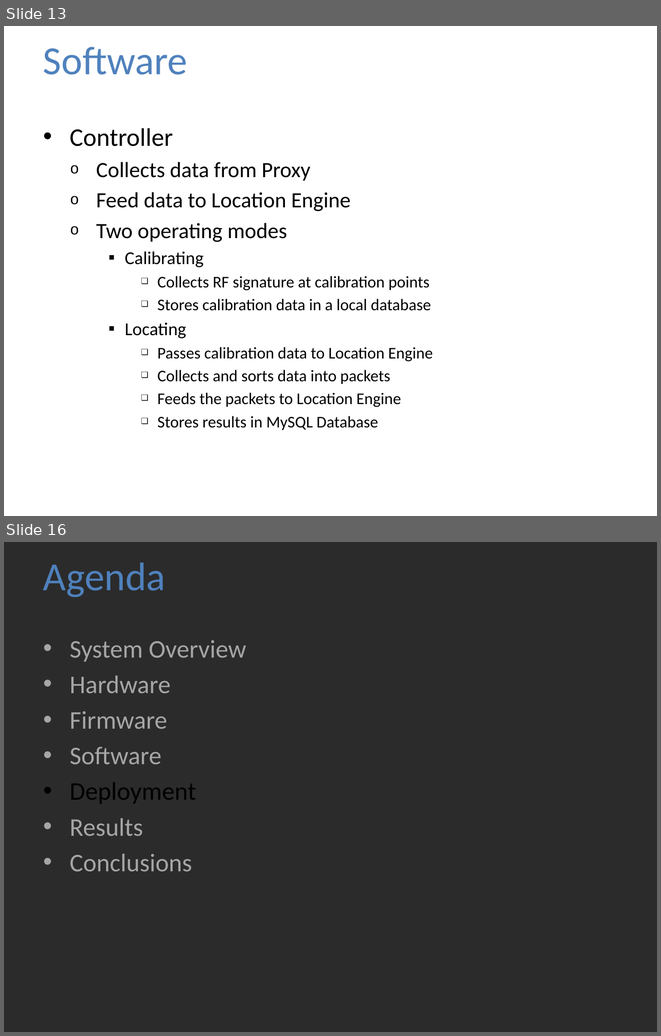
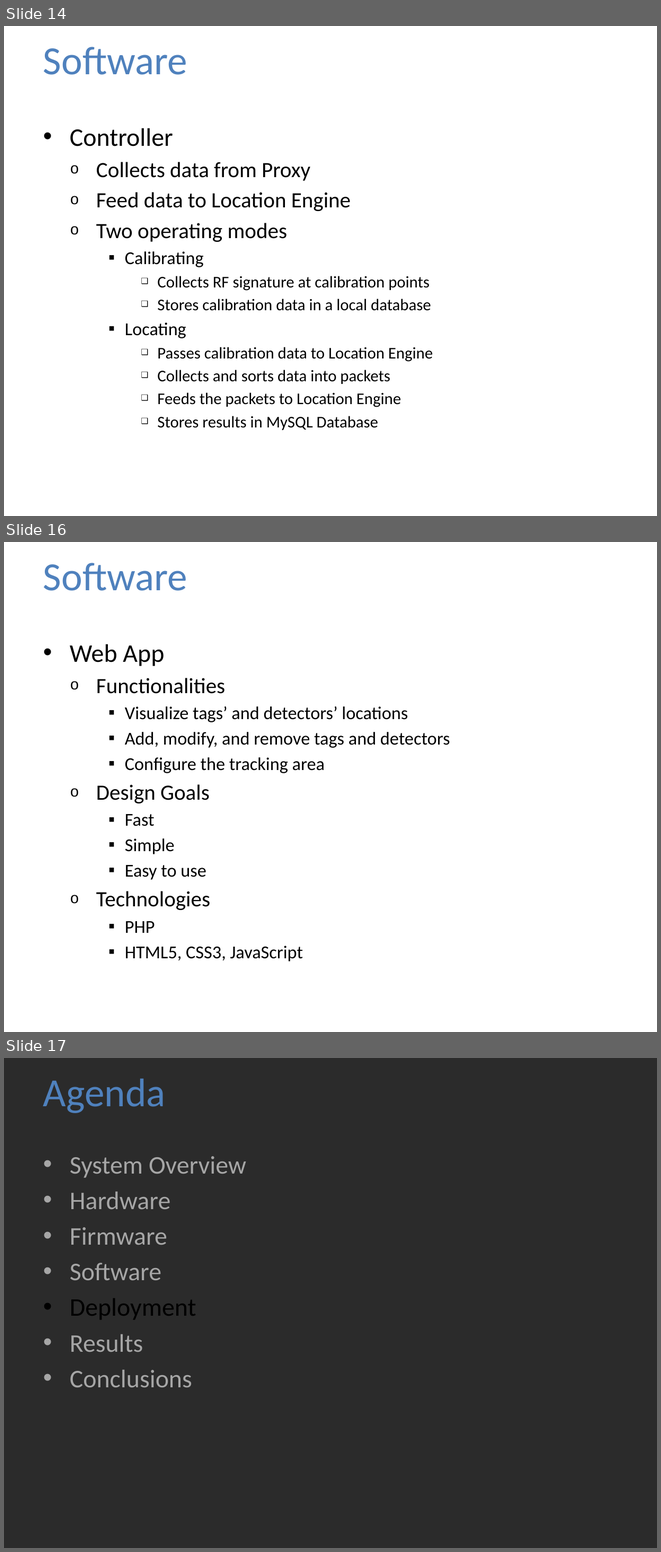
Before and after one commit to jolleekin/tiu-tracking, a slide deck: Docs/TIU_Tracking_Presentation_v1.pptx. Shown one above the other, each under a label of ours: slides 13 and 16 before the commit, slides 14, 16 and 17 after it; the slides between them are not shown. The pictures are 661x1036 and 661x1552 pixels, drawn with LibreOffice and Linux fonts; fonts in the diff are those of the drawing; background and template pictures are left out; a plain dark background stands for a picture behind light text. Boxes give left, top, right and bottom in pixels: in the first picture for what was removed or moved away, otherwise in the second. Text is boxed around its words. In the diff, an @@ line names an element or a change of style, - is before the commit and + after.

```diff
--- a/Docs/TIU_Tracking_Presentation_v1.pptx
+++ b/Docs/TIU_Tracking_Presentation_v1.pptx
@@ slide 16 added at [4,542,657,1032], background picture (left out) @@
@@ title added at [43,563,187,591], 44 pt, text #4F81BD @@
+Software
@@ text added at [70,644,450,961], 20 pt, text #000000 @@
+• Web App
+  o Functionalities
+    ▪ Visualize tags’ and detectors’ locations
+    ▪ Add, modify, and remove tags and detectors
+    ▪ Configure the tracking area
+  o Design Goals
+    ▪ Fast
+    ▪ Simple
+    ▪ Easy to use
+  o Technologies
+    ▪ PHP
+    ▪ HTML5, CSS3, JavaScript
@@ what was slide 13 is now slide 14 @@
@@ what was slide 16 is now slide 17 @@
```
Also in this commit, not shown: 1 slide changed, 9 other slides added, 1 slide removed.
